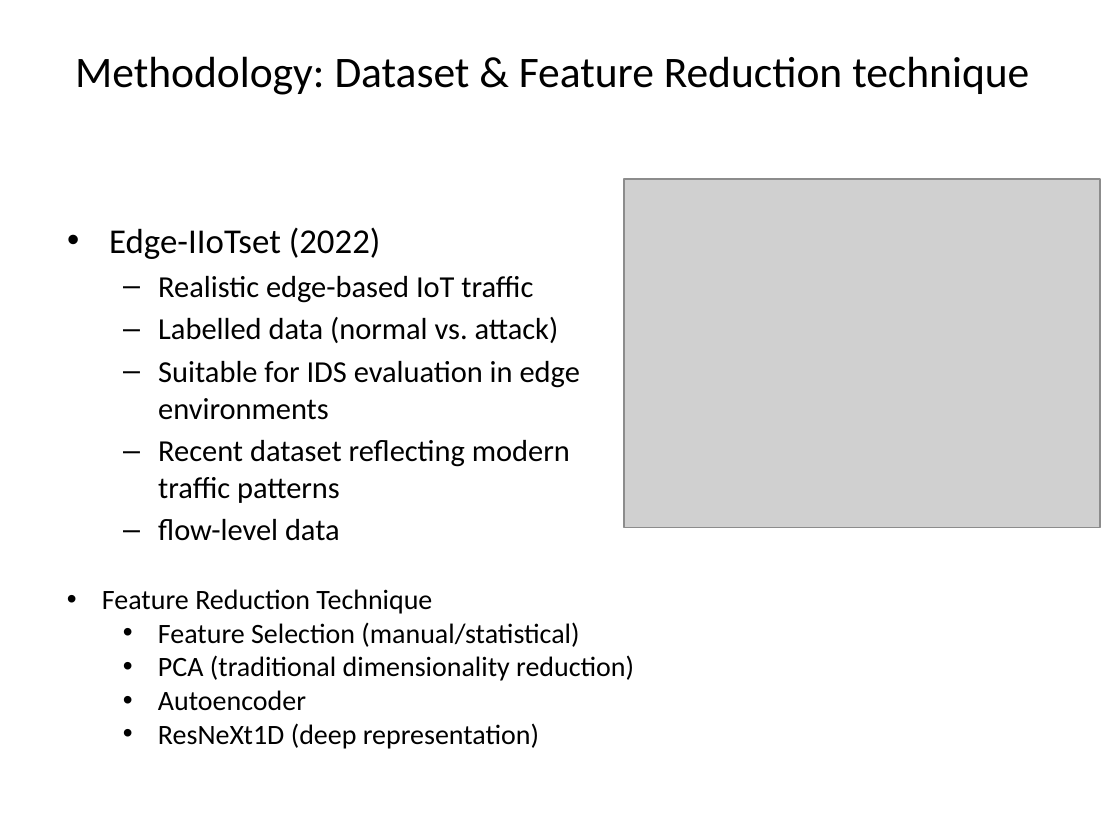
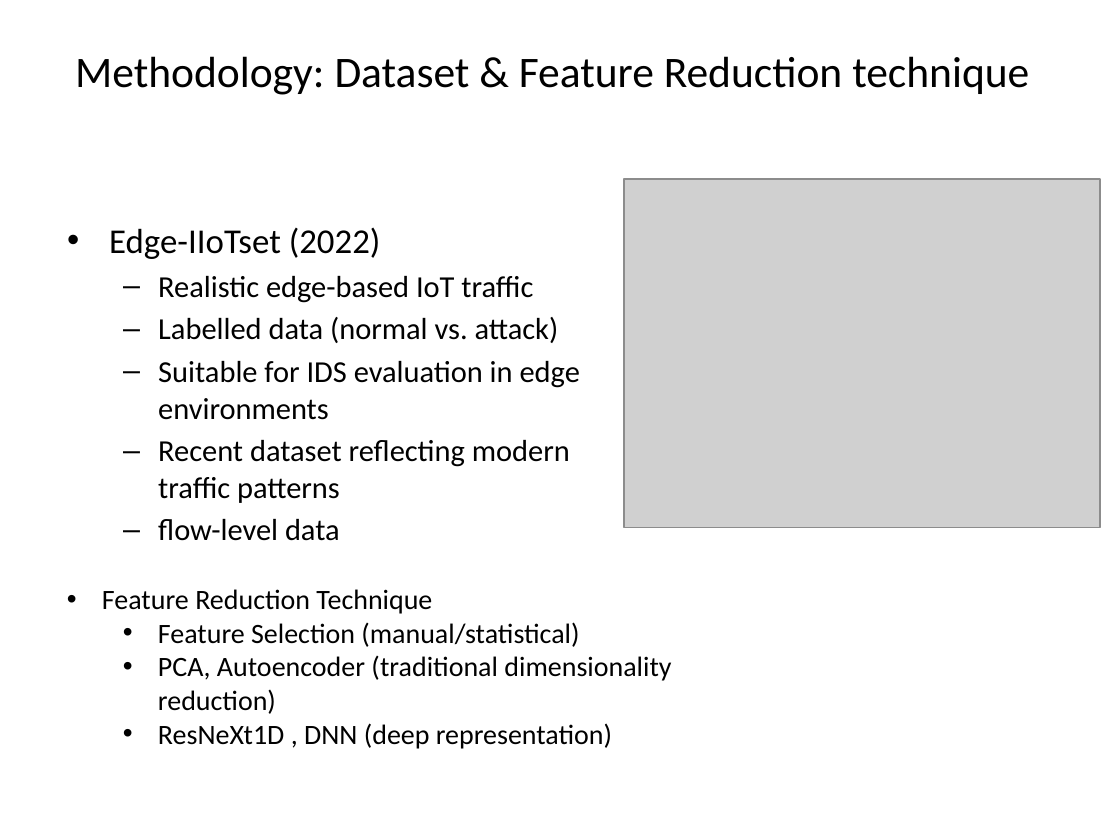
Before and after one commit to YMa10-ACS/Edge-IDS-Framework, a slide deck: slide 8 of Presentation/IoMT_IDS_Presentation.pptx (slide 7 before the commit). Drawn at 1120x840 pixels with LibreOffice and Linux fonts; fonts in the diff are those of the drawing; grey boxes stand for pictures. Boxes give left, top, right and bottom in pixels: in the first picture for what was removed or moved away, otherwise in the second. Text is boxed around its words. In the diff, an @@ line names an element or a change of style, - is before the commit and + after.

```diff
--- a/Presentation/IoMT_IDS_Presentation.pptx
+++ b/Presentation/IoMT_IDS_Presentation.pptx
@@ text at [158, 656, 671, 749]: text changed @@
-  • PCA (traditional dimensionality reduction)
-  • Autoencoder
-  • ResNeXt1D (deep representation)
+  • PCA, Autoencoder (traditional dimensionality reduction)
+  • ResNeXt1D , DNN (deep representation)
```
Also in this commit, not shown: 4 other slides changed, 6 slides added, 5 slides removed, 1 other file.
